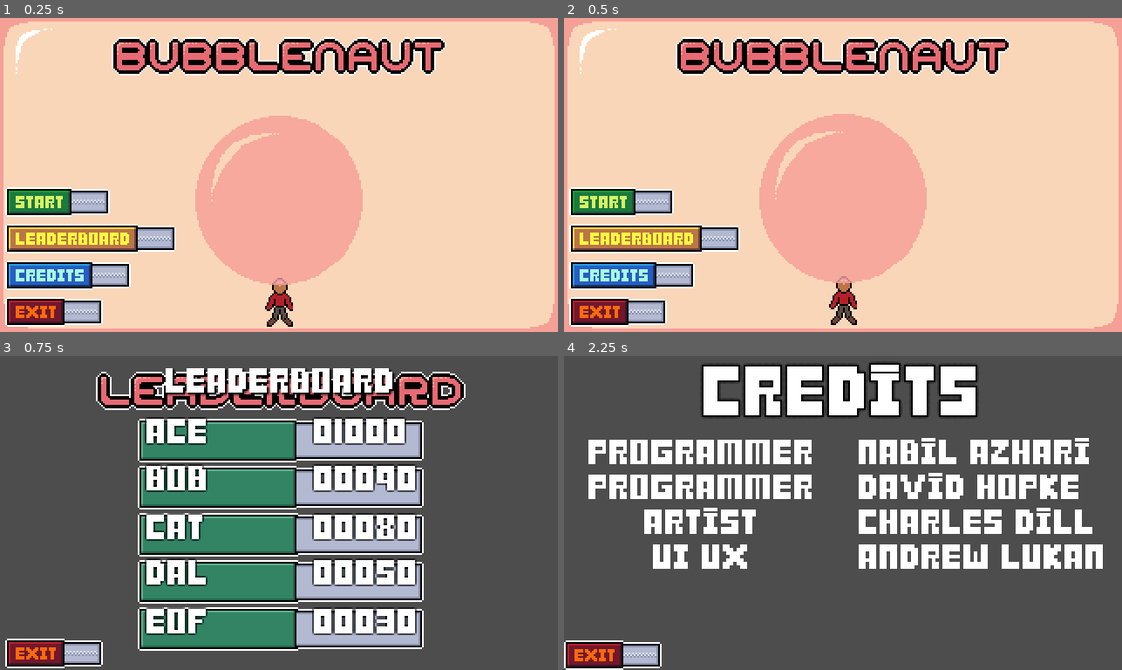
Above: before the commit, frames 1-4 (two rows, left to right).
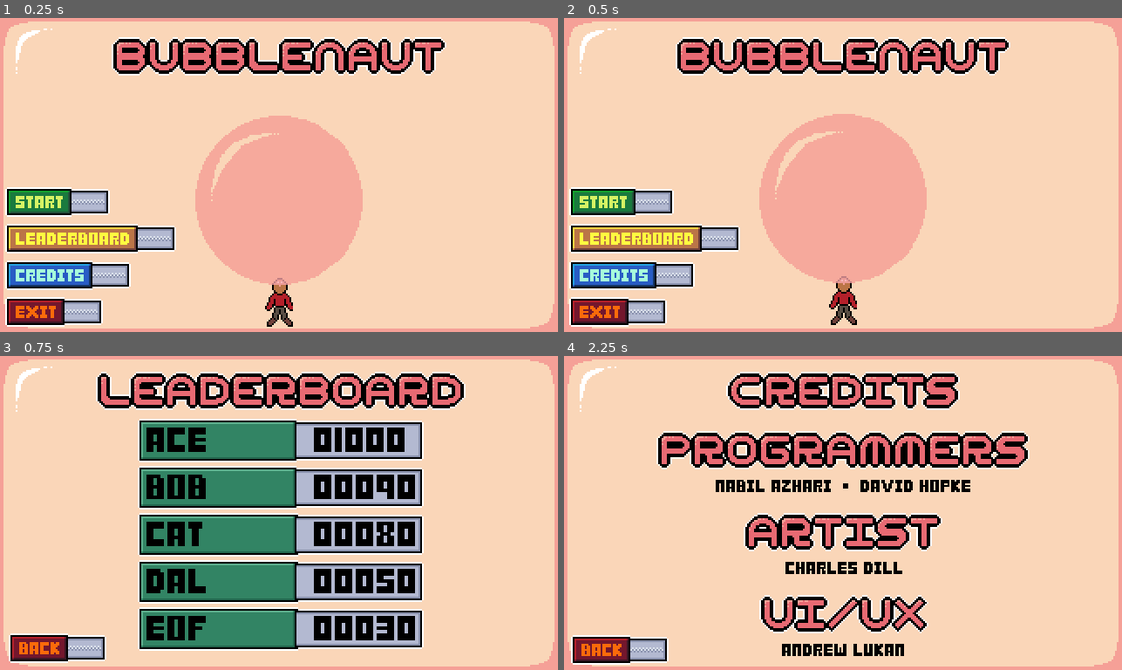
Above: after the commit, the same moments.

Repository: eagle-eye-scouter/GGJ_BubbleBlowing
Game: Godot game, scene res://scenes/main_menu.tscn
Two runs of this game, one before a commit and one after it. Both use one fixed random seed, a clock stepped at 60 frames per second and the inputs below.
Inputs (mouse positions are in pixels of both pictures, inside the frame that each line leads up to; where the layout moved, square brackets give the same spot in the first picture):
- Up to frame 1 (0.25 s): no input
- Up to frame 2 (0.5 s): no input
- Up to frame 3 (0.75 s): click (89, 575) at 0.5 s
- Up to frame 4 (2.25 s): click (619, 648) [619, 654] at 1.25 s; click (653, 613) at 2 s

Frames 1-2 are identical in both runs. In frame 3, 74% of the frame differs, in the area x 0-100%, y 0-100%; in frame 4, 99%.

Commit message:
menu - Text

Diff:
--- a/fonts/scoreboard_font_setting.tres
+++ b/fonts/scoreboard_font_setting.tres
@@ -4,5 +4,6 @@
 
 [resource]
 font = ExtResource("1_oslkp")
-outline_size = 2
+font_color = Color(0, 0, 0, 1)
 outline_color = Color(0, 0, 0, 1)
+shadow_size = 0
--- a/scenes/credits.tscn
+++ b/scenes/credits.tscn
@@ -1,9 +1,10 @@
-[gd_scene load_steps=5 format=3 uid="uid://d0syfmxaqmhu0"]
+[gd_scene load_steps=6 format=3 uid="uid://d0syfmxaqmhu0"]
 
-[ext_resource type="FontFile" uid="uid://3bglvarup5fg" path="res://fonts/Bubblegum.ttf" id="1_nurcu"]
 [ext_resource type="Script" path="res://scripts/credits.gd" id="1_ugg7v"]
-[ext_resource type="Texture2D" uid="uid://ds1ef0ixmbjce" path="res://assets/sprites/UI/red_default.png" id="2_b4eja"]
-[ext_resource type="Texture2D" uid="uid://31i5erqfgsy8" path="res://assets/sprites/UI/red_clicked.png" id="3_ikf8u"]
+[ext_resource type="Texture2D" uid="uid://drfbvgq1jb2t2" path="res://assets/sprites/UI/back_default.png" id="2_vvlw6"]
+[ext_resource type="Texture2D" uid="uid://ifpvbneeewkq" path="res://assets/sprites/UI/back_clicked.png" id="3_7un63"]
+[ext_resource type="Texture2D" uid="uid://dct8eptk2ma4x" path="res://assets/sprites/UI/credits.png" id="4_538xd"]
+[ext_resource type="Texture2D" uid="uid://bw3rjnsx8ahp7" path="res://assets/sprites/UI/back_hover.png" id="4_v8i6s"]
 
 [node name="Credits" type="Control"]
 layout_mode = 3
@@ -14,32 +15,19 @@
 grow_vertical = 2
 script = ExtResource("1_ugg7v")
 
-[node name="LabelTitle" type="Label" parent="."]
-layout_mode = 1
-anchors_preset = 5
-anchor_left = 0.5
-anchor_right = 0.5
-offset_left = -80.0
-offset_top = 14.0
-offset_right = 80.0
-offset_bottom = 46.0
-grow_horizontal = 2
-theme_override_constants/outline_size = 5
-theme_override_constants/shadow_outline_size = 0
-theme_override_fonts/font = ExtResource("1_nurcu")
-theme_override_font_sizes/font_size = 32
-text = "Credits"
-
 [node name="TextureButtonExit" type="TextureButton" parent="."]
 layout_mode = 1
 anchors_preset = 2
 anchor_top = 1.0
 anchor_bottom = 1.0
-offset_top = -15.0
-offset_right = 54.0
+offset_left = 4.0
+offset_top = -20.0
+offset_right = 60.0
+offset_bottom = -3.0
 grow_vertical = 0
-texture_normal = ExtResource("2_b4eja")
-texture_pressed = ExtResource("3_ikf8u")
+texture_normal = ExtResource("2_vvlw6")
+texture_pressed = ExtResource("3_7un63")
+texture_hover = ExtResource("4_v8i6s")
 
 [node name="VBoxContainerRoles" type="VBoxContainer" parent="."]
 layout_mode = 1
@@ -51,34 +39,6 @@
 offset_right = 150.0
 offset_bottom = 38.0
 grow_vertical = 2
-
-[node name="LabelCredits1" type="Label" parent="VBoxContainerRoles"]
-layout_mode = 2
-theme_override_fonts/font = ExtResource("1_nurcu")
-theme_override_font_sizes/font_size = 16
-text = "Programmer"
-horizontal_alignment = 1
-
-[node name="LabelCredits2" type="Label" parent="VBoxContainerRoles"]
-layout_mode = 2
-theme_override_fonts/font = ExtResource("1_nurcu")
-theme_override_font_sizes/font_size = 16
-text = "Programmer"
-horizontal_alignment = 1
-
-[node name="LabelCredits3" type="Label" parent="VBoxContainerRoles"]
-layout_mode = 2
-theme_override_fonts/font = ExtResource("1_nurcu")
-theme_override_font_sizes/font_size = 16
-text = "Artist"
-horizontal_alignment = 1
-
-[node name="LabelCredits4" type="Label" parent="VBoxContainerRoles"]
-layout_mode = 2
-theme_override_fonts/font = ExtResource("1_nurcu")
-theme_override_font_sizes/font_size = 16
-text = "UI UX"
-horizontal_alignment = 1
 
 [node name="VBoxContainerNames" type="VBoxContainer" parent="."]
 layout_mode = 1
@@ -94,29 +54,10 @@
 grow_horizontal = 0
 grow_vertical = 2
 
-[node name="LabelCredits3" type="Label" parent="VBoxContainerNames"]
-layout_mode = 2
-theme_override_fonts/font = ExtResource("1_nurcu")
-theme_override_font_sizes/font_size = 16
-text = "Nabil Azhari"
+[node name="Sprite2D" type="Sprite2D" parent="."]
+z_index = -1
+position = Vector2(160, 90)
+texture = ExtResource("4_538xd")
 
-[node name="LabelCredits4" type="Label" parent="VBoxContainerNames"]
-layout_mode = 2
-theme_override_fonts/font = ExtResource("1_nurcu")
-theme_override_font_sizes/font_size = 16
-text = "David Hopke"
-
-[node name="LabelCredits2" type="Label" parent="VBoxContainerNames"]
-layout_mode = 2
-theme_override_fonts/font = ExtResource("1_nurcu")
-theme_override_font_sizes/font_size = 16
-text = "Charles Dill"
-
-[node name="LabelCredits1" type="Label" parent="VBoxContainerNames"]
-layout_mode = 2
-theme_override_fonts/font = ExtResource("1_nurcu")
-theme_override_font_sizes/font_size = 16
-text = "Andrew Lukan"
-
+[connection signal="pressed" from="TextureButtonExit" to="." method="_on_texture_button_pressed"]
 [connection signal="pressed" from="TextureButtonExit" to="." method="_on_texture_button_exit_pressed"]
-[connection signal="pressed" from="TextureButtonExit" to="." method="_on_texture_button_pressed"]
--- a/scenes/main_menu.tscn
+++ b/scenes/main_menu.tscn
@@ -1,18 +1,22 @@
-[gd_scene load_steps=14 format=3 uid="uid://bkqeenp2sn04y"]
+[gd_scene load_steps=18 format=3 uid="uid://bkqeenp2sn04y"]
 
 [ext_resource type="Script" path="res://scripts/main_menu.gd" id="1_w5eq5"]
 [ext_resource type="Texture2D" uid="uid://b6lsymrywrljb" path="res://assets/sprites/UI/green_default.png" id="3_64272"]
 [ext_resource type="Texture2D" uid="uid://dpklycp531su0" path="res://assets/sprites/UI/green_clicked.png" id="4_5sen0"]
+[ext_resource type="Texture2D" uid="uid://x13t1bv7a4dp" path="res://assets/sprites/UI/green_hover.png" id="4_8lrc1"]
 [ext_resource type="Texture2D" uid="uid://df2tj3vyyeiny" path="res://assets/sprites/UI/gold_default_long.png" id="5_u7jre"]
 [ext_resource type="Texture2D" uid="uid://ds1ef0ixmbjce" path="res://assets/sprites/UI/red_default.png" id="6_cewoy"]
 [ext_resource type="Texture2D" uid="uid://du0qij4wyqjnu" path="res://assets/sprites/UI/gold_default_clicked_long.png" id="6_hqmv1"]
 [ext_resource type="Texture2D" uid="uid://31i5erqfgsy8" path="res://assets/sprites/UI/red_clicked.png" id="7_bmg56"]
+[ext_resource type="Texture2D" uid="uid://coxh8vccb3x7b" path="res://assets/sprites/UI/gold_hover.png" id="7_itda7"]
 [ext_resource type="Texture2D" uid="uid://eynbp8sga33m" path="res://assets/sprites/UI/blue_default.png" id="7_r1vig"]
 [ext_resource type="Texture2D" uid="uid://clbyou5ixibe6" path="res://assets/sprites/UI/blue_clicked.png" id="8_44jes"]
+[ext_resource type="Texture2D" uid="uid://u4thyfb1oqii" path="res://assets/sprites/UI/blue_hover.png" id="10_6dhwr"]
 [ext_resource type="Texture2D" uid="uid://p54uqwe66m0j" path="res://assets/sprites/UI/menu_background.png" id="10_jl0o5"]
 [ext_resource type="Texture2D" uid="uid://dogkaom6x45ax" path="res://assets/sprites/UI/title.png" id="11_0c515"]
 [ext_resource type="Texture2D" uid="uid://vr0nppj05roo" path="res://assets/bubblegum/bubble_animation13.png" id="12_q762l"]
 [ext_resource type="Script" path="res://scripts/TweenFloat.gd" id="13_um3ga"]
+[ext_resource type="Texture2D" uid="uid://jlheerabi5un" path="res://assets/sprites/UI/red_hover.png" id="13_wod3d"]
 
 [node name="MainMenu" type="Control"]
 layout_mode = 3
@@ -40,21 +44,25 @@
 layout_mode = 2
 texture_normal = ExtResource("3_64272")
 texture_pressed = ExtResource("4_5sen0")
+texture_hover = ExtResource("4_8lrc1")
 
 [node name="TextureButtonLeaderboard" type="TextureButton" parent="VBoxContainer"]
 layout_mode = 2
 texture_normal = ExtResource("5_u7jre")
 texture_pressed = ExtResource("6_hqmv1")
+texture_hover = ExtResource("7_itda7")
 
 [node name="TextureButtonCredits" type="TextureButton" parent="VBoxContainer"]
 layout_mode = 2
 texture_normal = ExtResource("7_r1vig")
 texture_pressed = ExtResource("8_44jes")
+texture_hover = ExtResource("10_6dhwr")
 
 [node name="TextureButtonExit" type="TextureButton" parent="VBoxContainer"]
 layout_mode = 2
 texture_normal = ExtResource("6_cewoy")
 texture_pressed = ExtResource("7_bmg56")
+texture_hover = ExtResource("13_wod3d")
 
 [node name="CanvasLayer" type="CanvasLayer" parent="."]
 layer = -1
--- a/scenes/scoreboard.tscn
+++ b/scenes/scoreboard.tscn
@@ -1,11 +1,12 @@
-[gd_scene load_steps=7 format=3 uid="uid://m24coaqulwcp"]
+[gd_scene load_steps=8 format=3 uid="uid://m24coaqulwcp"]
 
 [ext_resource type="PackedScene" uid="uid://yeplf5s6wa2n" path="res://scenes/score_entry.tscn" id="1_6sl18"]
 [ext_resource type="Script" path="res://scripts/scoreboard.gd" id="1_lrco3"]
 [ext_resource type="Texture2D" uid="uid://cul43bq70q2ps" path="res://assets/sprites/UI/leaderboard.png" id="2_yqjne"]
-[ext_resource type="Texture2D" uid="uid://ds1ef0ixmbjce" path="res://assets/sprites/UI/red_default.png" id="4_j02nj"]
-[ext_resource type="Texture2D" uid="uid://31i5erqfgsy8" path="res://assets/sprites/UI/red_clicked.png" id="5_el65j"]
-[ext_resource type="FontFile" uid="uid://3bglvarup5fg" path="res://fonts/Bubblegum.ttf" id="6_8n1s1"]
+[ext_resource type="Texture2D" uid="uid://drfbvgq1jb2t2" path="res://assets/sprites/UI/back_default.png" id="4_fedm2"]
+[ext_resource type="Texture2D" uid="uid://ifpvbneeewkq" path="res://assets/sprites/UI/back_clicked.png" id="5_idcn0"]
+[ext_resource type="Texture2D" uid="uid://bw3rjnsx8ahp7" path="res://assets/sprites/UI/back_hover.png" id="6_vcx45"]
+[ext_resource type="Texture2D" uid="uid://p54uqwe66m0j" path="res://assets/sprites/UI/menu_background.png" id="7_fajq4"]
 
 [node name="Scoreboard" type="Control"]
 layout_mode = 3
@@ -20,41 +21,27 @@
 position = Vector2(161, 90)
 texture = ExtResource("2_yqjne")
 
-[node name="Label" type="Label" parent="Sprite2D"]
-anchors_preset = 5
-anchor_left = 0.5
-anchor_right = 0.5
-offset_left = -226.0
-offset_top = -79.0
-offset_right = -94.0
-offset_bottom = -59.0
-grow_horizontal = 2
-theme_override_colors/font_shadow_color = Color(0, 0, 0, 1)
-theme_override_fonts/font = ExtResource("6_8n1s1")
-theme_override_font_sizes/font_size = 16
-text = "Leaderboard"
-
 [node name="Score Entry" parent="." instance=ExtResource("1_6sl18")]
-position = Vector2(84, 32)
+position = Vector2(84, 37)
 p_name = "ACE"
 
 [node name="Score Entry2" parent="." instance=ExtResource("1_6sl18")]
-position = Vector2(84, 59)
+position = Vector2(84, 64)
 p_name = "BOB"
 p_score = 90
 
 [node name="Score Entry3" parent="." instance=ExtResource("1_6sl18")]
-position = Vector2(84, 87)
+position = Vector2(84, 91)
 p_name = "CAT"
 p_score = 80
 
 [node name="Score Entry4" parent="." instance=ExtResource("1_6sl18")]
-position = Vector2(84, 113)
+position = Vector2(84, 118)
 p_name = "DAL"
 p_score = 50
 
 [node name="Score Entry5" parent="." instance=ExtResource("1_6sl18")]
-position = Vector2(84, 141)
+position = Vector2(84, 145)
 p_name = "EOF"
 p_score = 30
 
@@ -63,12 +50,18 @@
 
 [node name="TextureButton" type="TextureButton" parent="."]
 layout_mode = 0
-offset_left = 3.0
-offset_top = 162.0
-offset_right = 57.0
-offset_bottom = 177.0
-texture_normal = ExtResource("4_j02nj")
-texture_pressed = ExtResource("5_el65j")
+offset_left = 5.0
+offset_top = 159.0
+offset_right = 61.0
+offset_bottom = 176.0
+texture_normal = ExtResource("4_fedm2")
+texture_pressed = ExtResource("5_idcn0")
+texture_hover = ExtResource("6_vcx45")
+
+[node name="Sprite2D2" type="Sprite2D" parent="."]
+z_index = -1
+position = Vector2(160, 90)
+texture = ExtResource("7_fajq4")
 
 [connection signal="timeout" from="Timer" to="." method="_on_timer_timeout"]
 [connection signal="pressed" from="TextureButton" to="." method="_on_texture_button_pressed"]
